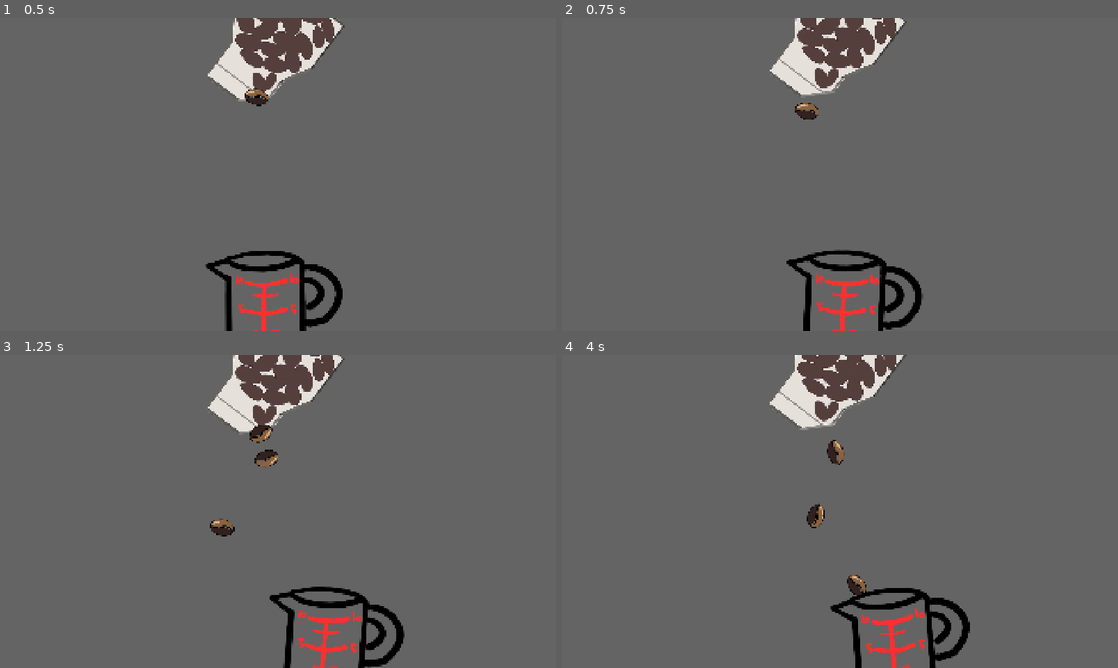
Above: before the commit, frames 1-4 (two rows, left to right).
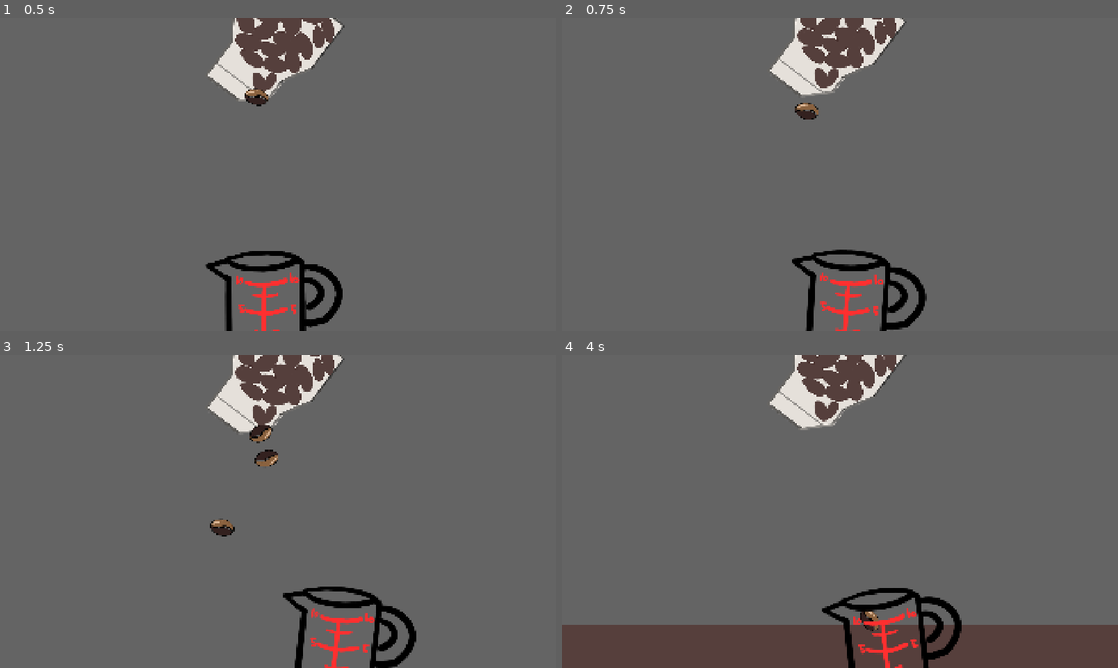
Above: after the commit, the same moments.

Repository: Sunday-Studio-Team/cafe
Game: Godot game, scene res://minigames/ingredients_refill/ingredients_refill_minigame.tscn
The game is run twice, just before and just after one commit, with the same random seed, the same clock (stepped at 60 frames per second) and the same inputs. This scene is started directly instead of the project's main scene.
Inputs (mouse positions are in pixels of both pictures, inside the frame that each line leads up to):
- Up to frame 1 (0.5 s): no input
- Up to frame 2 (0.75 s): tap Enter at 0.5 s; move the mouse to (962, 158) at 0.52 s; hold D (move_right) from 0.53 s (still down); hold E (interact) from 0.53 s (still down); click (962, 158) at 0.67 s
- Up to frame 3 (1.25 s): keep holding D (move_right); keep holding E (interact)
- Up to frame 4 (4 s): move the mouse to (728, 527) at 1.27 s; release D (move_right) at 1.28 s; release E (interact) at 1.28 s; hold S (move_back) 1.28-2.03 s; tap Shift (sprint) at 1.35 s; move the mouse to (895, 442) at 2.02 s; hold D (move_right) 2.03-2.78 s; tap I at 2.1 s; move the mouse to (812, 574) at 2.77 s; hold W (move_forward) 2.78-3.53 s; tap E (interact) at 2.85 s; click (812, 574) at 2.92 s; move the mouse to (1006, 558) at 3.52 s; hold A (move_left) from 3.53 s (still down); hold Shift (sprint) from 3.53 s (still down)

Frame 1 is identical in both runs. In frame 2, 1.7% of the frame differs, in the area x 40-66%, y 74-100%; in frame 3, 3.0%; in frame 4, 15%, in the area x 0-100%, y 27-100%.

Commit message:
refill minigame tweaks

Diff:
--- a/godot/minigames/ingredients_refill/ingredients_refill_minigame.gd
+++ b/godot/minigames/ingredients_refill/ingredients_refill_minigame.gd
@@ -1,7 +1,7 @@
 extends Node2D
 
-const MOVE_SPEED := 5
-const BEANS_TO_SPAWN := 10
+const MOVE_SPEED := 6
+const BEANS_TO_SPAWN := 7
 
 @export var cup: CharacterBody2D
 @export var bean_scene: PackedScene
@@ -37,7 +37,7 @@
 	cup.position.x = clamp(cup.position.x, 600, 1300)
 	cup.rotation_degrees = lerp(
 		cup.rotation_degrees,
-		left_right_input * 5,
+		left_right_input * 7,
 		delta * 5,
 	)
 
